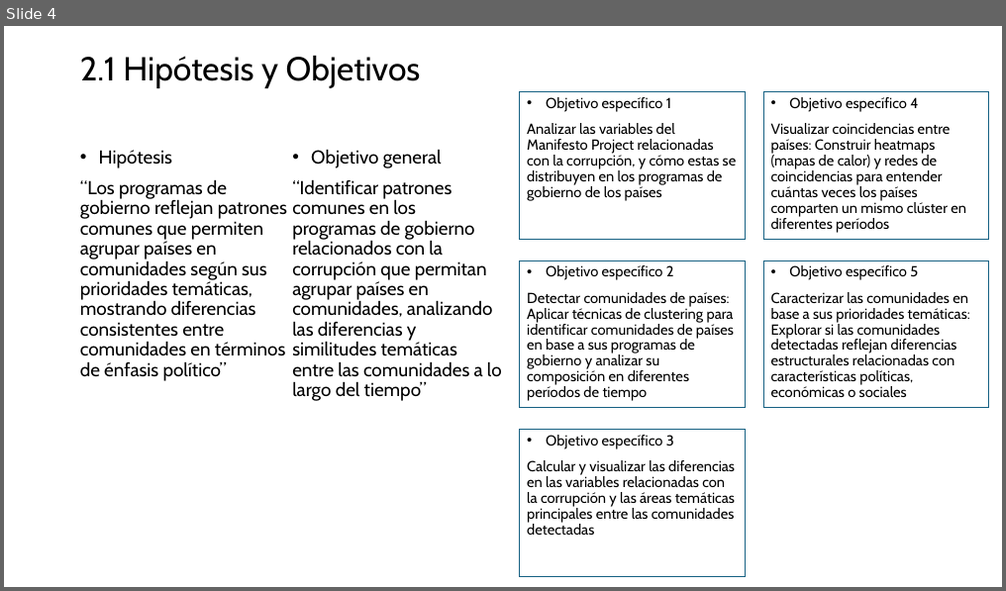
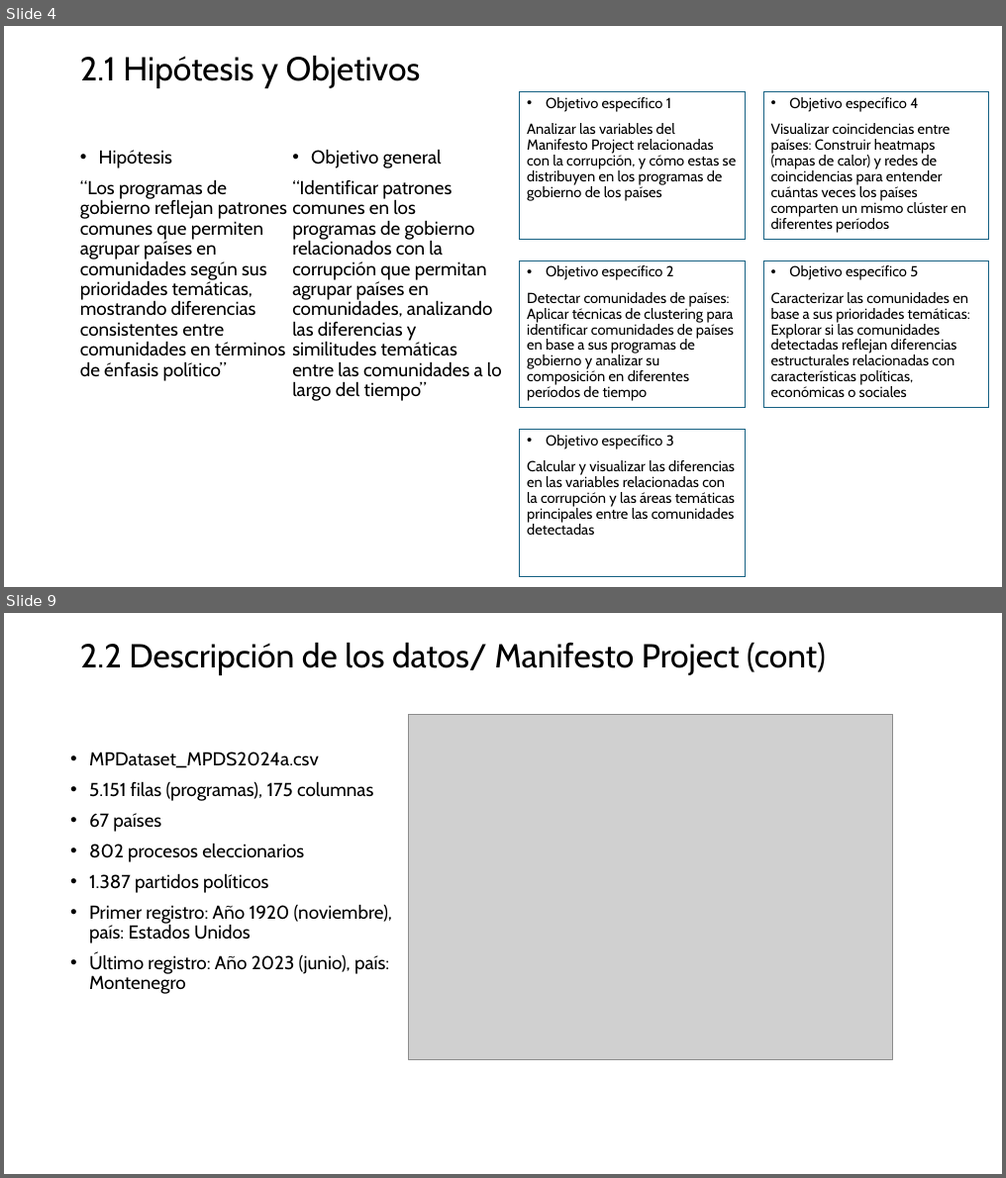
Before and after one commit to MatiasBunsterRaby/Capstone_git, a slide deck: Pres Capstone MBunster 2.pptx. Shown one above the other, each under a label of ours: slide 4 before the commit, slides 4 and 9 after it; the slides between them are not shown. The pictures are 1006x591 and 1006x1178 pixels, drawn with LibreOffice and Linux fonts; fonts in the diff are those of the drawing; grey boxes stand for pictures. Boxes give left, top, right and bottom in pixels: in the first picture for what was removed or moved away, otherwise in the second. Text is boxed around its words. In the diff, an @@ line names an element or a change of style, - is before the commit and + after.

```diff
--- a/Pres Capstone MBunster 2.pptx
+++ b/Pres Capstone MBunster 2.pptx
@@ slide 9 added at [4,613,1002,1174], background #FFFFFF @@
@@ title added at [80,642,826,675], 32 pt, text #000000 @@
+2.2 Descripción de los datos/ Manifesto Project (cont)
@@ picture added at [408,714,893,1059] @@
@@ text added at [89,752,392,994], 18 pt, text #000000 @@
+• MPDataset_MPDS2024a.csv
+• 5.151 filas (programas), 175 columnas
+• 67 países
+• 802 procesos eleccionarios
+• 1.387 partidos políticos
+• Primer registro: Año 1920 (noviembre), país: Estados Unidos
+• Último registro: Año 2023 (junio), país: Montenegro
```
Also in this commit, not shown: 4 slides changed, 37 other slides added, 3 slides removed, 2 other files.
